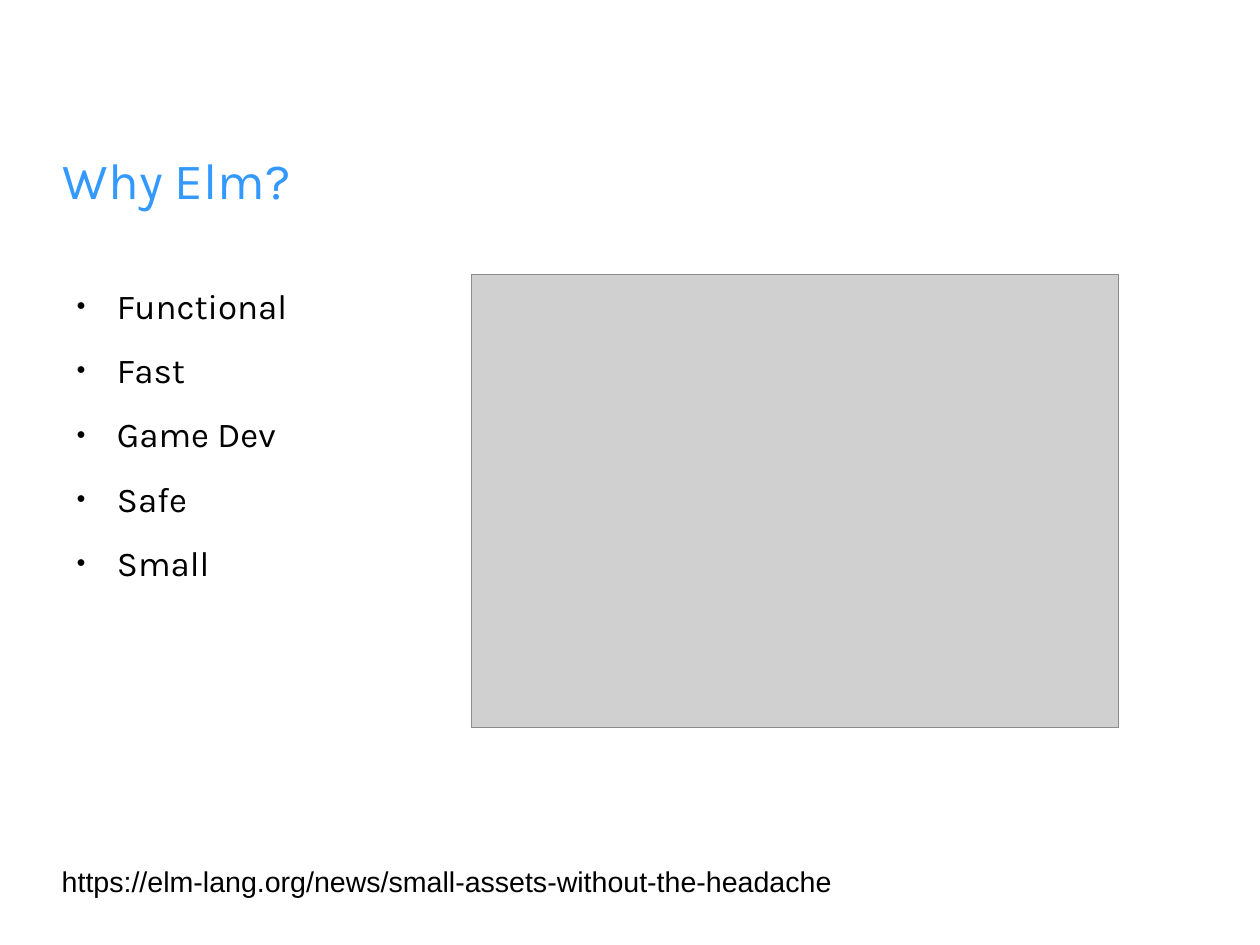
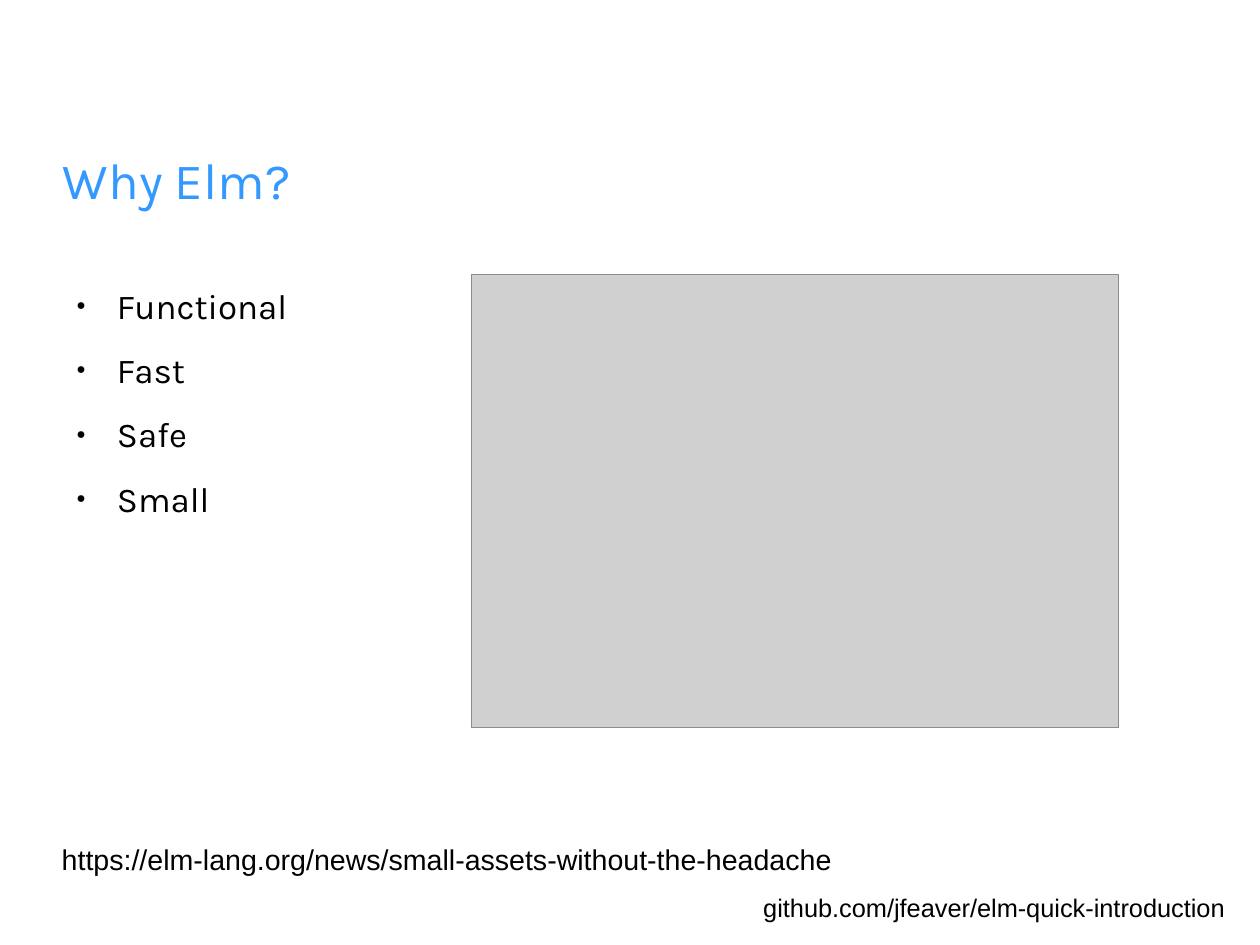
Before and after one commit to jfeaver/elm-quick-introduction, a slide deck: slide 8 of elm-intro.odp. Drawn at 1260x945 pixels with LibreOffice and Linux fonts; fonts in the diff are those of the drawing; grey boxes stand for pictures; background and template pictures are left out. Boxes give left, top, right and bottom in pixels: in the first picture for what was removed or moved away, otherwise in the second. Text is boxed around its words. In the diff, an @@ line names an element or a change of style, - is before the commit and + after.

```diff
--- a/elm-intro.odp
+++ b/elm-intro.odp
@@ text at (117,424,275,448): paragraph removed @@
-● Game Dev
@@ text "https://elm-lang.org/news/small-assets-without-the-headache": place and size @@
-text "https://elm-lang.org/news/small-assets-without-the-headache" at (62,871,832,898)
+text "https://elm-lang.org/news/small-assets-without-the-headache" at (62,849,832,875)
@@ text added at (763,898,1224,923), 16 pt, text #000000 @@
+github.com/jfeaver/elm-quick-introduction
```
Also in this commit, not shown: 10 other slides changed, 7 slides added, 3 slides removed, 2 other files.
